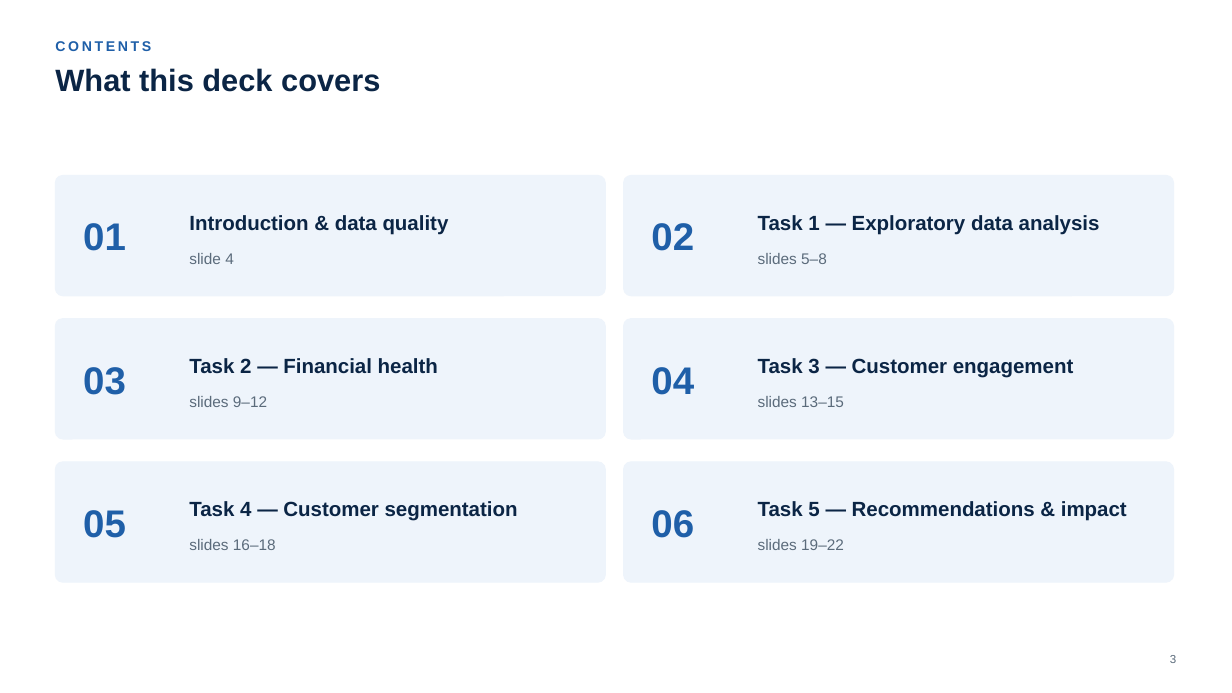
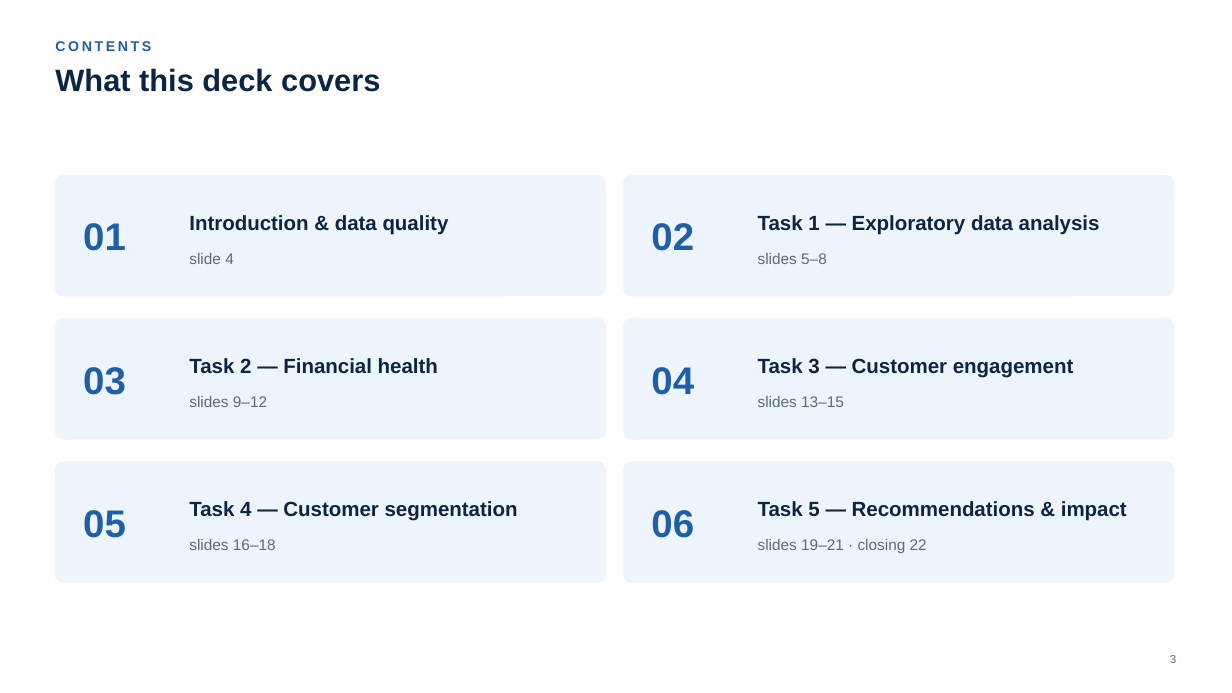
Before and after one commit to thanh-tai-435/BI10GroupYAPPERS, a slide deck: slide 3 of draft/YAPPERS_BI10_R01.pptx. Drawn at 1232x693 pixels with LibreOffice and Linux fonts; fonts in the diff are those of the drawing. Boxes give left, top, right and bottom in pixels: in the first picture for what was removed or moved away, otherwise in the second. Text is boxed around its words. In the diff, an @@ line names an element or a change of style, - is before the commit and + after.

```diff
--- a/draft/YAPPERS_BI10_R01.pptx
+++ b/draft/YAPPERS_BI10_R01.pptx
@@ text at (758, 539, 927, 553): text changed @@
-slides 19–22
+slides 19–21 · closing 22
```
Also in this commit, not shown: 13 other slides changed, 7 other files.
